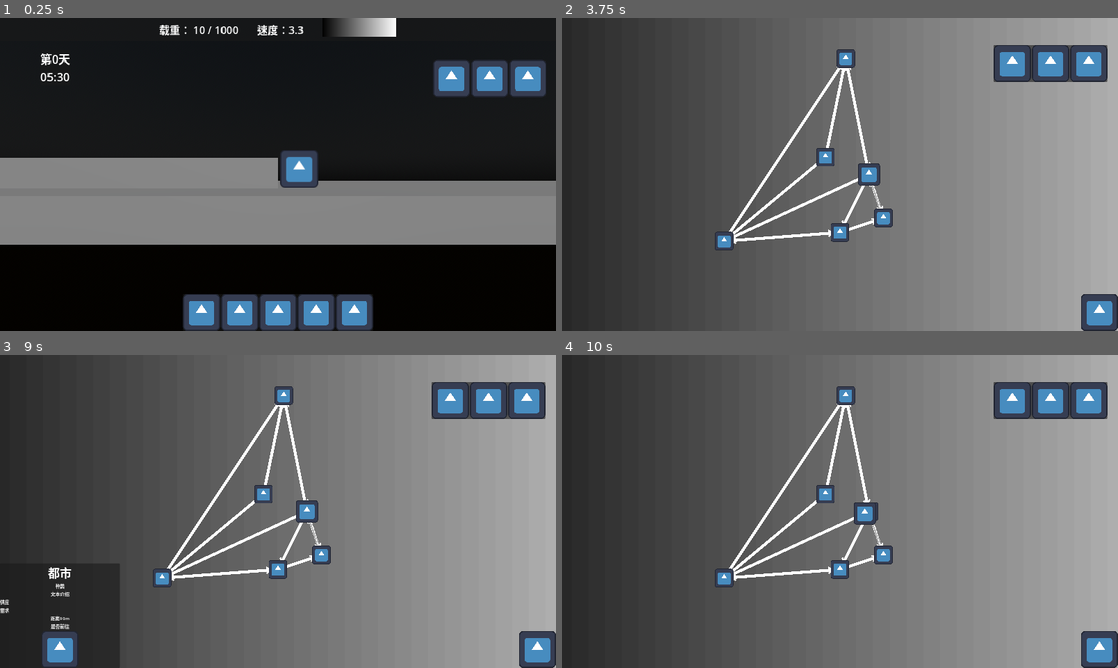
Above: before the commit, frames 1-4 (two rows, left to right).
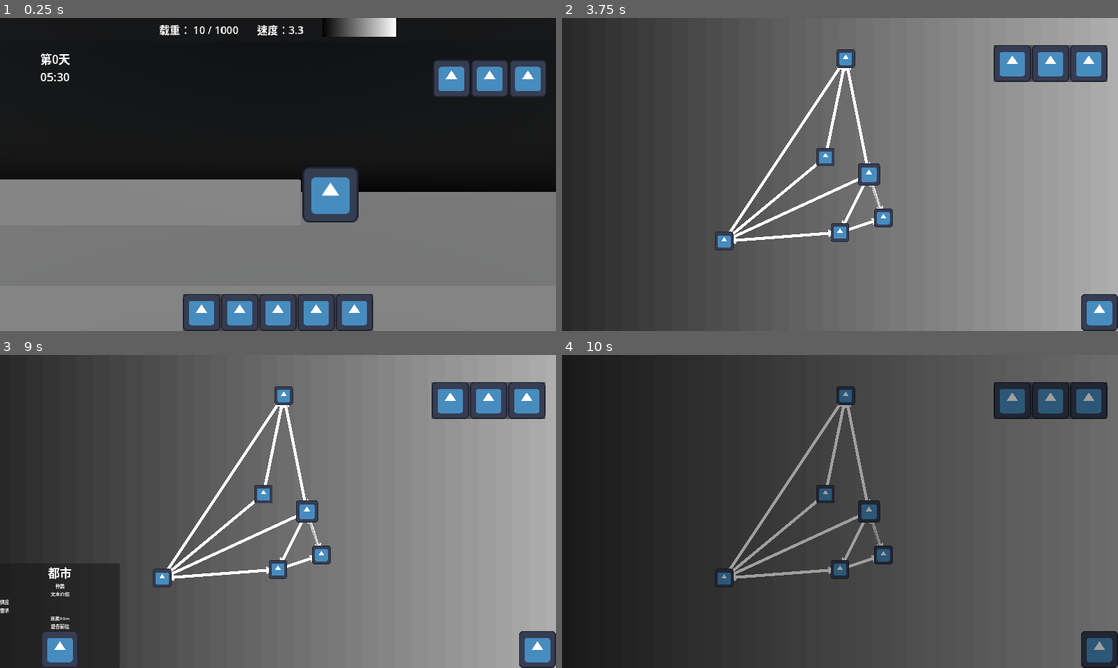
Above: after the commit, the same moments.

Repository: lxdua/EndingLine
Game: Godot game, scene res://Scene/BaseScene/base_scene.tscn
The game is run twice, just before and just after one commit, with the same random seed, the same clock (stepped at 60 frames per second) and the same inputs. This scene is started directly instead of the project's main scene. The engine's default icon, where the game draws it, is replaced by a stand-in: a white triangle on a blue panel in a dark square.
Inputs (mouse positions are in pixels of both pictures, inside the frame that each line leads up to):
- Up to frame 1 (0.25 s): no input
- Up to frame 2 (3.75 s): click (1051, 77) at 0.5 s; click (1051, 77) at 1.25 s; click (762, 312) at 2 s; click (801, 312) at 2.75 s; click (840, 312) at 3.5 s
- Up to frame 3 (9 s): click (528, 401) at 4.27 s; click (316, 649) at 5 s; click (355, 649) at 5.75 s; click (450, 401) at 6.52 s; tap Enter at 7.25, 8.75 s; move the mouse to (400, 495) at 7.27 s; hold Right (ui_right) 7.28-8.03 s; hold C (interact) 7.28-8.03 s; click (400, 495) at 7.42 s; tap Space at 8 s; move the mouse to (166, 527) at 8.02 s; hold Down (ui_down) 8.03-8.78 s; click (166, 527) at 8.1 s; move the mouse to (294, 536) at 8.77 s; hold Right (ui_right) from 8.78 s (still down); tap Q at 8.85 s; click (294, 536) at 8.92 s
- Up to frame 4 (10 s): release Right (ui_right) at 9.5 s; click (623, 649) at 9.5 s

The runs differ from the first frame. In frame 1, 31% of the frame differs, in the area x 0-100%, y 42-100%; in frame 2, nothing differs; in frame 3, nothing differs; in frame 4, 80%, in the area x 19-100%, y 0-100%.

Commit message:
一些画面切换

Diff:
--- a/endinglinetry/Scene/BaseScene/base_scene.gd
+++ b/endinglinetry/Scene/BaseScene/base_scene.gd
@@ -5,6 +5,51 @@
 func _ready() -> void:
 	hide_all_secondary_scene()
 	current_time = start_time
+
+#region 场景相关
+
+const TRAIN_SCENE = preload("res://Scene/TrainScene/train_scene.tscn")
+const STATION_SCENE = preload("res://Scene/StationScene/station_scene.tscn")
+
+@onready var first_scene_root: Node3D = $FirstSceneRoot
+
+var current_station: Station
+
+func change_scene_to_station():
+	for scene in first_scene_root.get_children():
+		scene.queue_free()
+	var station_scene: = STATION_SCENE.instantiate()
+	first_scene_root.add_child(station_scene)
+
+func change_scene_to_train():
+	for scene in first_scene_root.get_children():
+		scene.queue_free()
+	var train_scene: = TRAIN_SCENE.instantiate()
+	first_scene_root.add_child(train_scene)
+
+func arrive():
+	await CurtainLayer.fade_in()
+	hide_all_secondary_scene()
+	change_scene_to_station()
+	await get_tree().create_timer(1.0).timeout
+	CurtainLayer.fade_out()
+	# 入站动画
+
+func set_out():
+	# 出发动画
+	await CurtainLayer.fade_in()
+	hide_all_secondary_scene()
+	change_scene_to_train()
+	await get_tree().create_timer(1.0).timeout
+	CurtainLayer.fade_out()
+
+func _on_route_selection_scene_set_out(station: Station) -> void:
+	set_out()
+
+func _on_route_selection_scene_arrive(station: Station) -> void:
+	arrive()
+
+#endregion
 
 
 #region 列车属性相关
--- a/endinglinetry/Scene/BaseScene/base_scene.tscn
+++ b/endinglinetry/Scene/BaseScene/base_scene.tscn
@@ -1,10 +1,9 @@
-[gd_scene load_steps=15 format=3 uid="uid://bvorf6qptqxej"]
+[gd_scene load_steps=14 format=3 uid="uid://bvorf6qptqxej"]
 
 [ext_resource type="Script" path="res://Scene/BaseScene/base_scene.gd" id="1_gwi6o"]
 [ext_resource type="Texture2D" uid="uid://dgbe8puaplb6m" path="res://icon.svg" id="1_osfmn"]
 [ext_resource type="PackedScene" uid="uid://c5vtntw4vu6n" path="res://Scene/RouteSelectionScene/route_selection_scene.tscn" id="2_7vr7o"]
 [ext_resource type="PackedScene" uid="uid://c6b3vhnlytild" path="res://Scene/StationScene/station_scene.tscn" id="3_khdcl"]
-[ext_resource type="PackedScene" uid="uid://dhalocxt0f8fk" path="res://Scene/TrainScene/train_scene.tscn" id="3_lqxvq"]
 [ext_resource type="Script" path="res://Scene/BaseScene/TrainStatsManager/train_stats_manager.gd" id="4_d1rko"]
 [ext_resource type="Script" path="res://Scene/Modifier/modifier_handler.gd" id="5_vswfe"]
 [ext_resource type="Script" path="res://Scene/Modifier/modifier.gd" id="6_jd4rj"]
@@ -30,10 +29,9 @@
 secondary_scene_root = NodePath("SecondarySceneRoot")
 route_selection_scene = NodePath("SecondarySceneRoot/RouteSelectionScene")
 
-[node name="TrainScene" parent="." instance=ExtResource("3_lqxvq")]
-visible = false
-
-[node name="StationScene" parent="." instance=ExtResource("3_khdcl")]
+[node name="FirstSceneRoot" type="Node3D" parent="."]
+
+[node name="StationScene" parent="FirstSceneRoot" instance=ExtResource("3_khdcl")]
 
 [node name="SecondarySceneRoot" type="Node2D" parent="."]
 
@@ -205,6 +203,8 @@
 
 [node name="TradeManage" parent="." instance=ExtResource("9_ib51h")]
 
+[connection signal="arrive" from="SecondarySceneRoot/RouteSelectionScene" to="." method="_on_route_selection_scene_arrive"]
+[connection signal="set_out" from="SecondarySceneRoot/RouteSelectionScene" to="." method="_on_route_selection_scene_set_out"]
 [connection signal="pressed" from="UI/ButtonContainer/HBoxContainer/GoodsButton" to="." method="_on_goods_button_pressed"]
 [connection signal="pressed" from="UI/ButtonContainer/HBoxContainer/TrainInformationButton" to="." method="_on_train_information_button_pressed"]
 [connection signal="pressed" from="UI/ButtonContainer/HBoxContainer/RouteSelectionButton" to="." method="_on_route_selection_button_pressed"]
--- a/endinglinetry/Scene/RouteSelectionScene/route_selection_scene.gd
+++ b/endinglinetry/Scene/RouteSelectionScene/route_selection_scene.gd
@@ -165,6 +165,9 @@
 
 signal destination_id_update(id: int)
 
+signal set_out(station: Station)
+signal arrive(station: Station)
+
 var current_station_id: int
 
 ## 下一站清单
@@ -191,6 +194,8 @@
 	else:
 		print("出发！")
 		is_driving = true
+		set_out.emit(station_dict[current_station_id])
+		await get_tree().create_timer(1.0).timeout # 等黑屏
 		while not route_list.is_empty():
 			var next_station_id: int = route_list.pop_front()
 			print("正在前往", next_station_id)
@@ -204,6 +209,7 @@
 			await drive_tween.finished
 			current_station_id = next_station_id
 		is_driving = false
+		arrive.emit(station_dict[current_station_id])
 
 #endregion
 
--- a/endinglinetry/Scene/RouteSelectionScene/route_selection_scene.tscn
+++ b/endinglinetry/Scene/RouteSelectionScene/route_selection_scene.tscn
@@ -20,7 +20,6 @@
 
 [node name="Map" type="CanvasLayer" parent="."]
 layer = 3
-visible = false
 follow_viewport_enabled = true
 
 [node name="BackGround" type="Sprite2D" parent="Map"]
@@ -44,7 +43,6 @@
 [node name="UI" type="CanvasLayer" parent="."]
 process_mode = 3
 layer = 4
-visible = false
 
 [node name="CloseButton" type="TextureButton" parent="UI"]
 anchors_preset = 3
